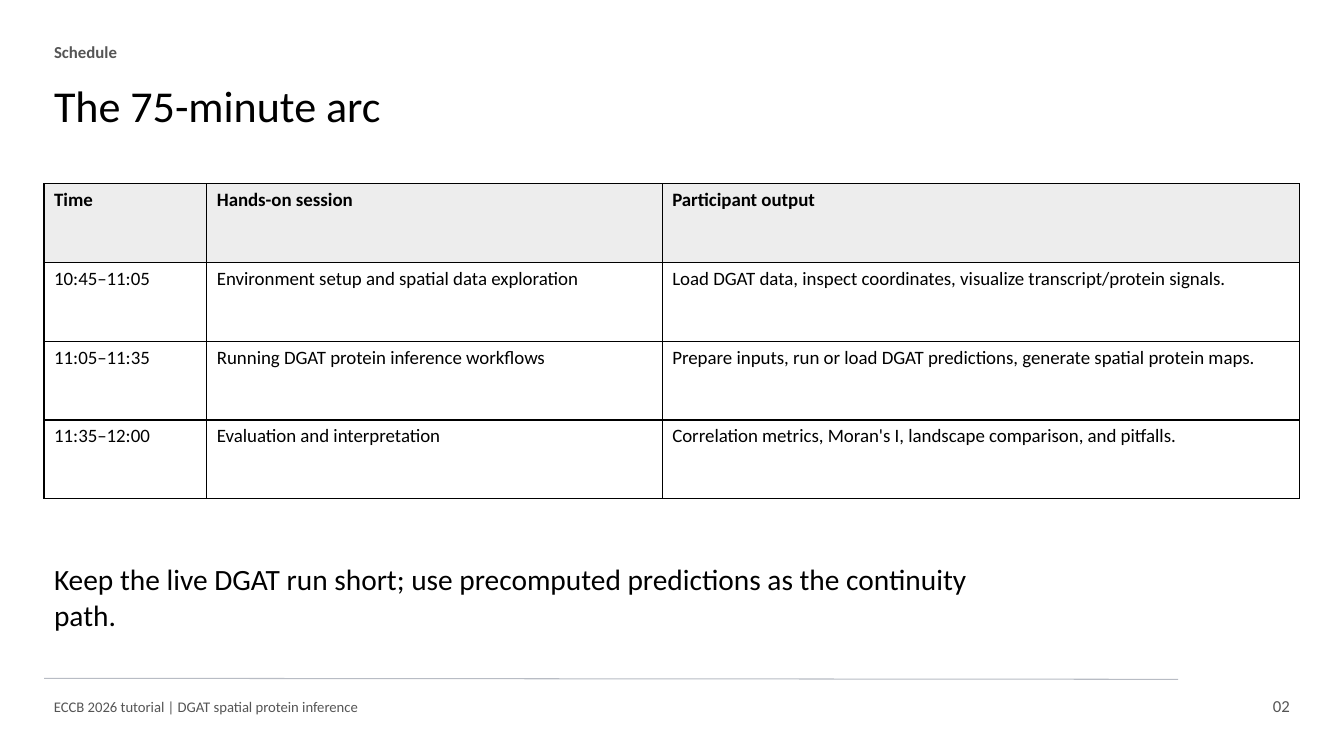
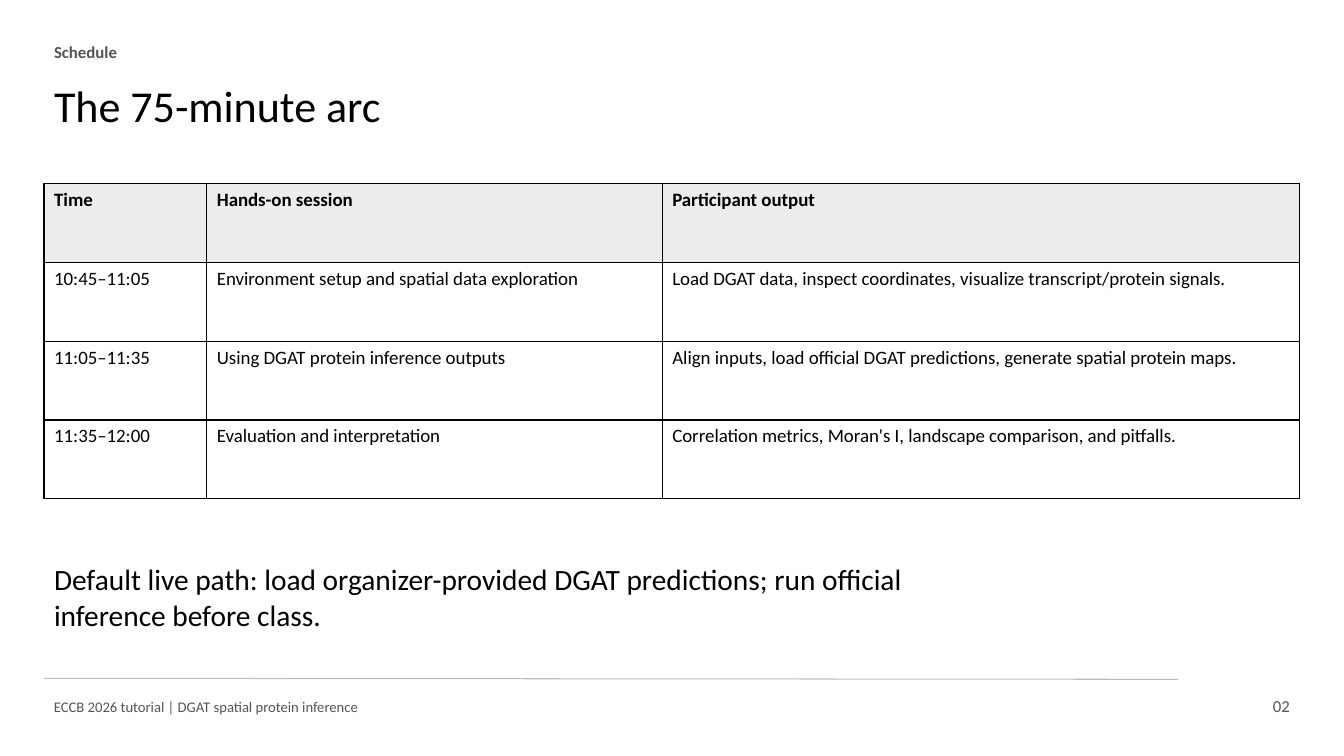
Before and after one commit to osmanbeyoglulab/ECCB-2026-Tutorial, a slide deck: slide 2 of outputs/eccb_2026_dgat_tutorial_slides.pptx. Drawn at 1344x756 pixels with LibreOffice and Linux fonts; fonts in the diff are those of the drawing. Boxes give left, top, right and bottom in pixels: in the first picture for what was removed or moved away, otherwise in the second. Text is boxed around its words. In the diff, an @@ line names an element or a change of style, - is before the commit and + after.

Commit message:
Address tutorial setup and DGAT evaluation feedback

```diff
--- a/outputs/eccb_2026_dgat_tutorial_slides.pptx
+++ b/outputs/eccb_2026_dgat_tutorial_slides.pptx
@@ table at <box>44,184,1301,498</box> @@
-row 3, column 2: Running DGAT protein inference workflows
+row 3, column 2: Using DGAT protein inference outputs
-row 3, column 3: Prepare inputs, run or load DGAT predictions, generate spatial protein maps.
+row 3, column 3: Align inputs, load official DGAT predictions, generate spatial protein maps.
@@ text at <box>54,569,901,627</box>: text changed @@
-Keep the live DGAT run short; use precomputed predictions as the continuity path.
+Default live path: load organizer-provided DGAT predictions; run official inference before class.
```
Also in this commit, not shown: 7 other slides changed, 18 other files.
